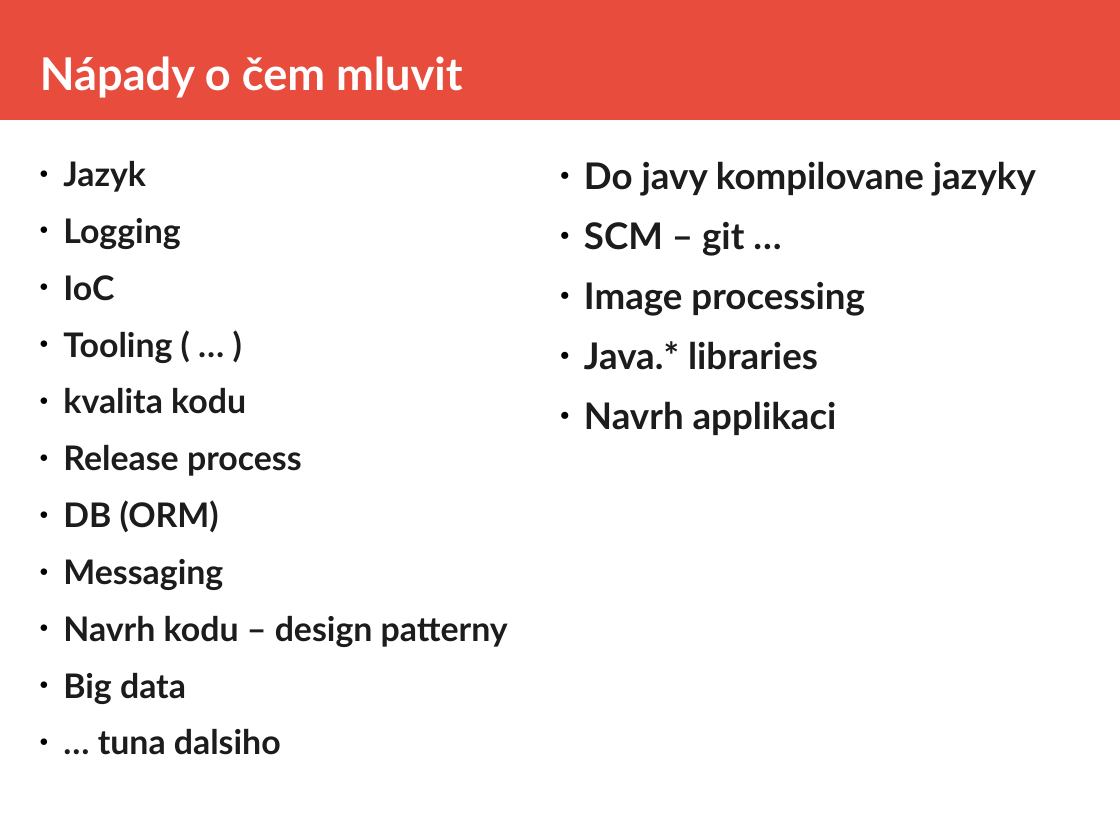
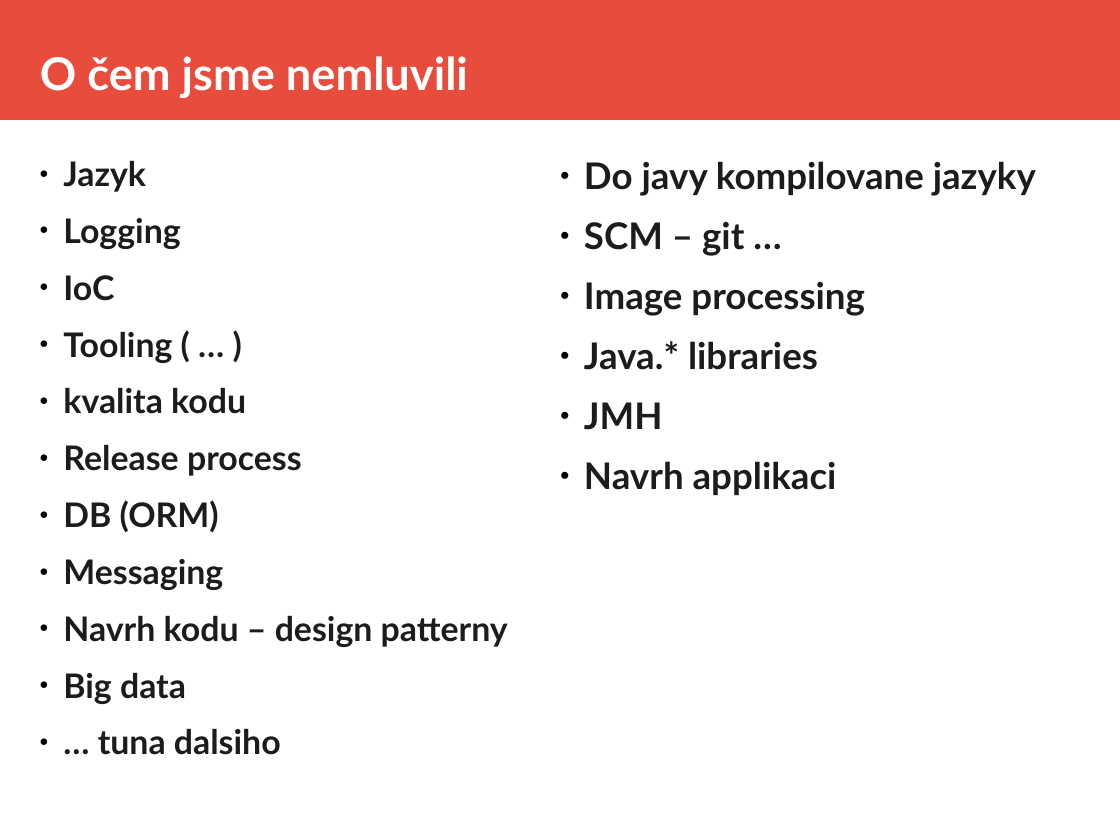
Before and after one commit to equabank/java-skoleni, a slide deck: slide 21 of v2/doc/prez.odp (slide 20 before the commit). Drawn at 1120x840 pixels with LibreOffice and Linux fonts; fonts in the diff are those of the drawing. Boxes give left, top, right and bottom in pixels: in the first picture for what was removed or moved away, otherwise in the second. Text is boxed around its words. In the diff, an @@ line names an element or a change of style, - is before the commit and + after.

```diff
--- a/v2/doc/prez.odp
+++ b/v2/doc/prez.odp
@@ title at (40, 56, 468, 98): text changed @@
-Nápady o čem mluvit
+O čem jsme nemluvili
@@ text at (584, 402, 663, 430): paragraph added @@
+● JMH
```
Also in this commit, not shown: 1 other slide changed, 1 slide added, 1 slide removed, 5 other files.
